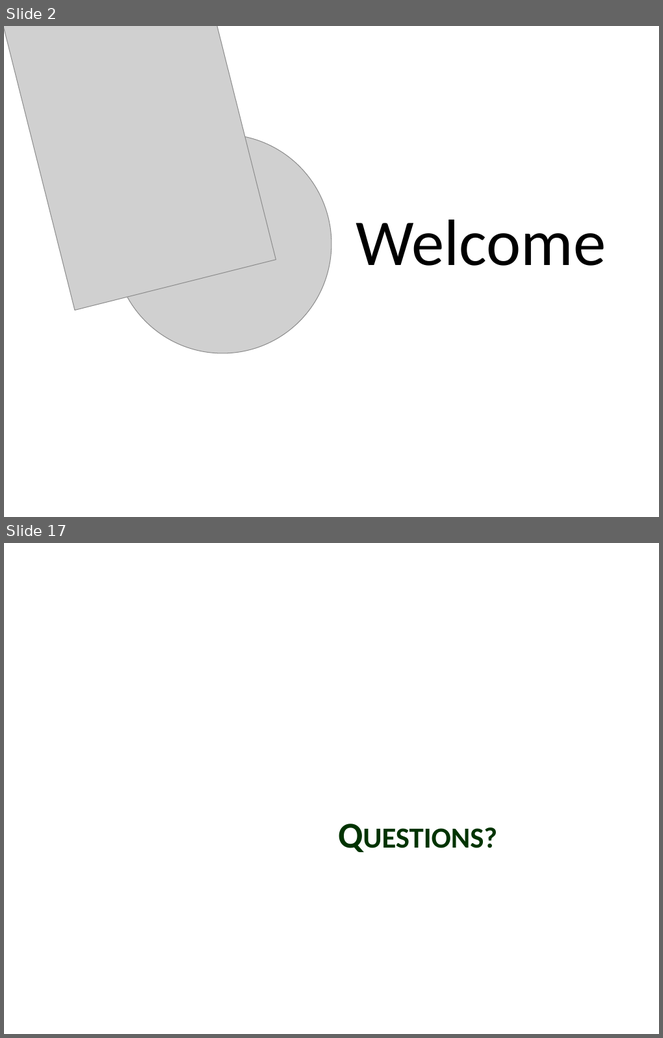
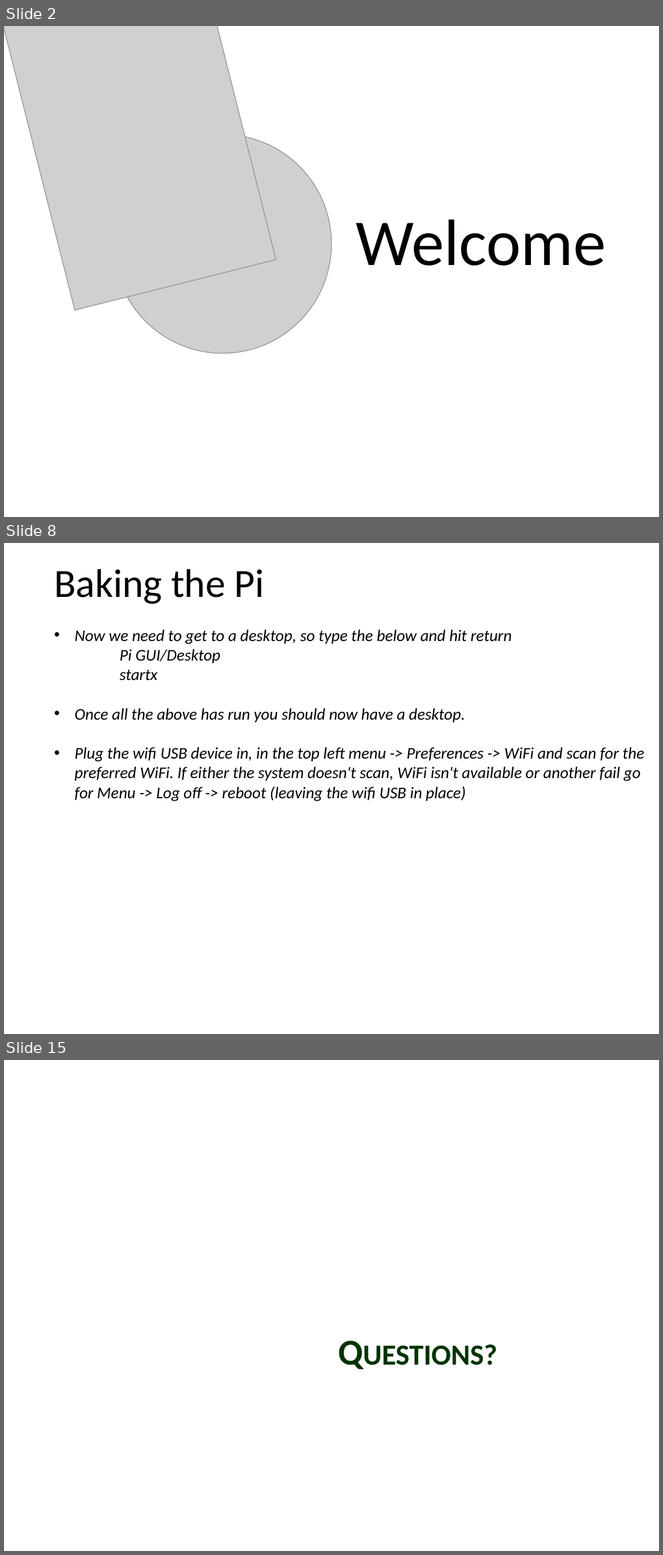
Before and after one commit to GaurG/IoT, a slide deck: IoT.pptx. Shown one above the other, each under a label of ours: slides 2 and 17 before the commit, slides 2, 8 and 15 after it; the slides between them are not shown. The pictures are 663x1038 and 663x1555 pixels, drawn with LibreOffice and Linux fonts; fonts in the diff are those of the drawing; grey boxes stand for pictures; background and template pictures are left out. Boxes give left, top, right and bottom in pixels: in the first picture for what was removed or moved away, otherwise in the second. Text is boxed around its words. In the diff, an @@ line names an element or a change of style, - is before the commit and + after.

```diff
--- a/IoT.pptx
+++ b/IoT.pptx
@@ slide 8 added at (4,543,659,1034), background picture (left out) @@
@@ text added at (54,569,644,802), 18 pt, text #000000, italic @@
+Baking the Pi
+• Now we need to get to a desktop, so type the below and hit return
+Pi GUI/Desktop
+startx
+• Once all the above has run you should now have a desktop.
+• Plug the wifi USB device in, in the top left menu -> Preferences -> WiFi and scan for the preferred WiFi. If either the system doesn't scan, WiFi isn't available or another fail go for Menu -> Log off -> reboot (leaving the wifi USB in place)
@@ what was slide 17 is now slide 15 @@
```
Also in this commit, not shown: 2 slides changed, 10 other slides added, 13 slides removed.
